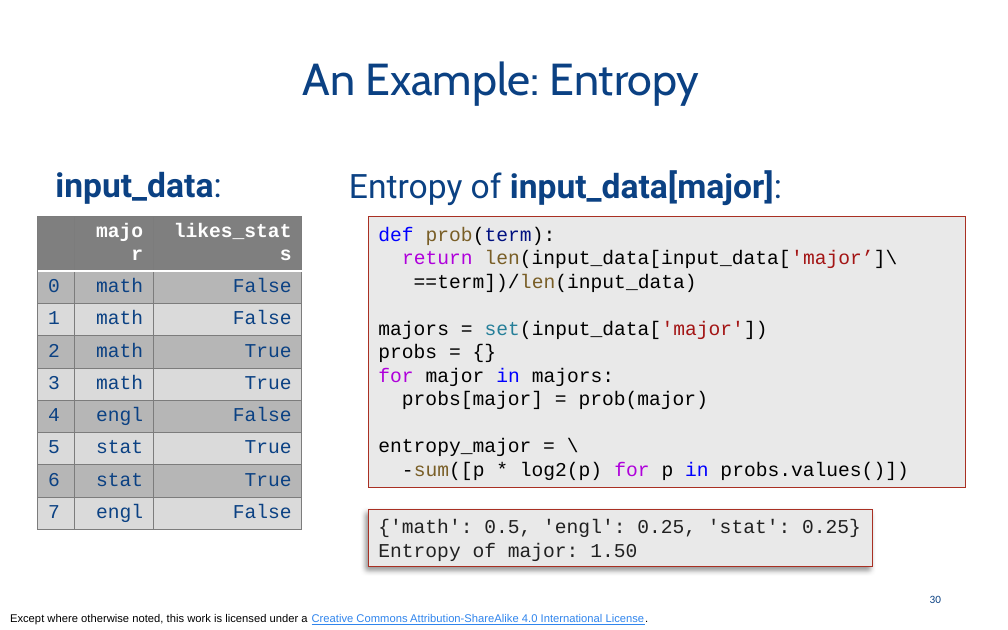
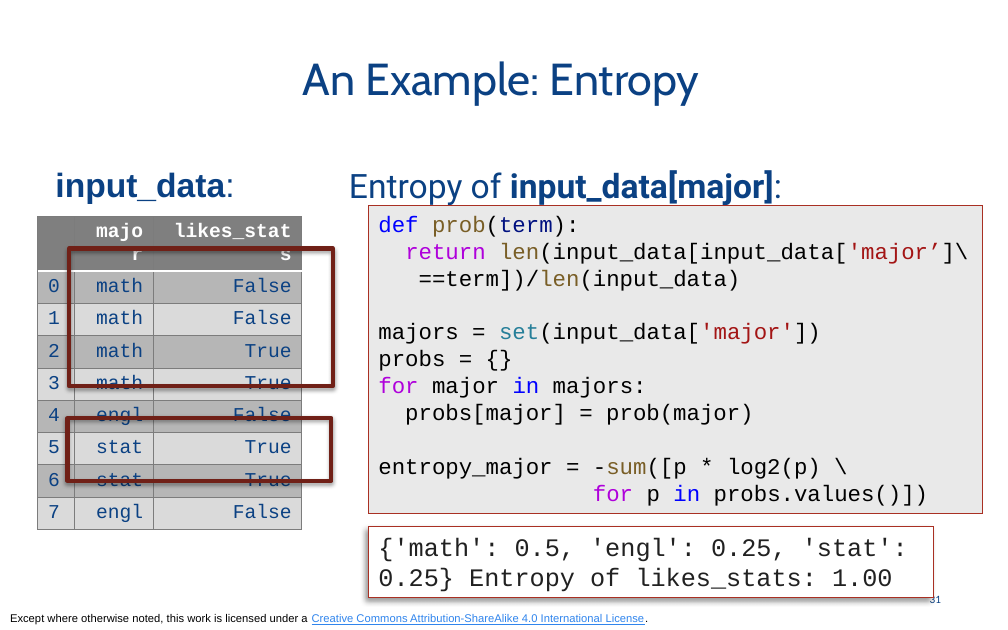
Before and after one commit to odpi/OpenDS4All, a slide deck: slide 31 of opends4all-resources/opends4all-machine-learning/SUPERVISED-ML-OVERVIEW-trees-forests-basic.pptx (slide 30 before the commit). Drawn at 1008x630 pixels with LibreOffice and Linux fonts; fonts in the diff are those of the drawing. Boxes give left, top, right and bottom in pixels: in the first picture for what was removed or moved away, otherwise in the second. Text is boxed around its words. In the diff, an @@ line names an element or a change of style, - is before the commit and + after.

```diff
--- a/opends4all-resources/opends4all-machine-learning/SUPERVISED-ML-OVERVIEW-trees-forests-basic.pptx
+++ b/opends4all-resources/opends4all-machine-learning/SUPERVISED-ML-OVERVIEW-trees-forests-basic.pptx
@@ text "input_data:" at (55, 172, 234, 204): font Roboto to Arial @@
@@ rectangle "def prob(term):": place and size @@
-rectangle "def prob(term):" at (369, 217, 966, 488)
+rectangle "def prob(term):" at (369, 206, 984, 514)
@@ text in rectangle at (378, 216, 968, 425): size 14 to 16 pt in "def prob(term):", "return len(input_data[input_data['major’]\ ==term])/len(inpu ...", "majors = set(input_data['major'])", "probs = {}" and 2 more places @@
@@ rectangle added at (70, 248, 334, 386), outline #702017 3 pt @@
@@ rectangle added at (68, 418, 332, 481), outline #702017 3 pt @@
@@ text in rectangle at (378, 458, 928, 506): text changed; size 14 to 16 pt @@
-entropy_major = \
--sum([p * log2(p) for p in probs.values()])
+entropy_major = -sum([p * log2(p) \
+for p in probs.values()])
@@ rectangle "{'math': 0.5, 'engl': 0.25, 'stat': ...": place and size @@
-rectangle "{'math': 0.5, 'engl': 0.25, 'stat': ..." at (369, 509, 873, 566)
+rectangle "{'math': 0.5, 'engl': 0.25, 'stat': ..." at (369, 526, 933, 598)
@@ rectangle "{'math': 0.5, 'engl': 0.25, 'stat': ..." at (369, 526, 933, 598): fill #E9E9E9 to #FFFFFF @@
@@ text in rectangle at (378, 537, 908, 592): text changed; size 14 to 18 pt @@
-{'math': 0.5, 'engl': 0.25, 'stat': 0.25} Entropy of major: 1.50
+{'math': 0.5, 'engl': 0.25, 'stat': 0.25} Entropy of likes_stats: 1.00
@@ page number at (930, 594, 941, 603): text changed @@
-30
+31
```
Also in this commit, not shown: 12 other slides changed, 4 slides added, 6 slides removed, 3 other files.
